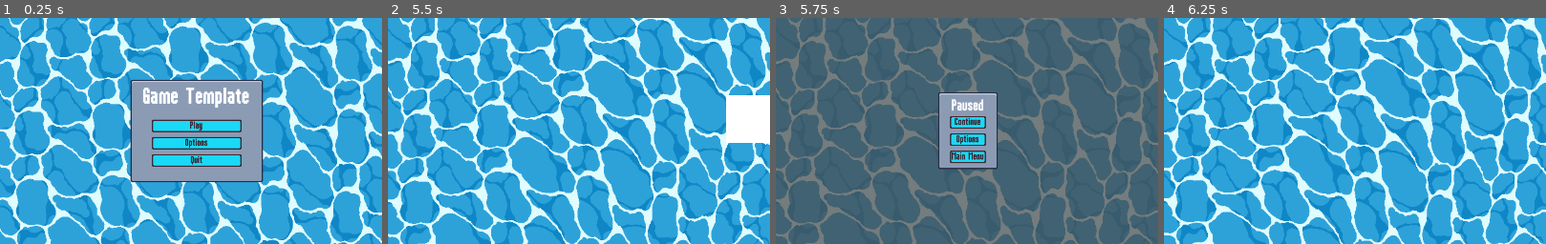
Above: before the commit, frames 1-4 (left to right).
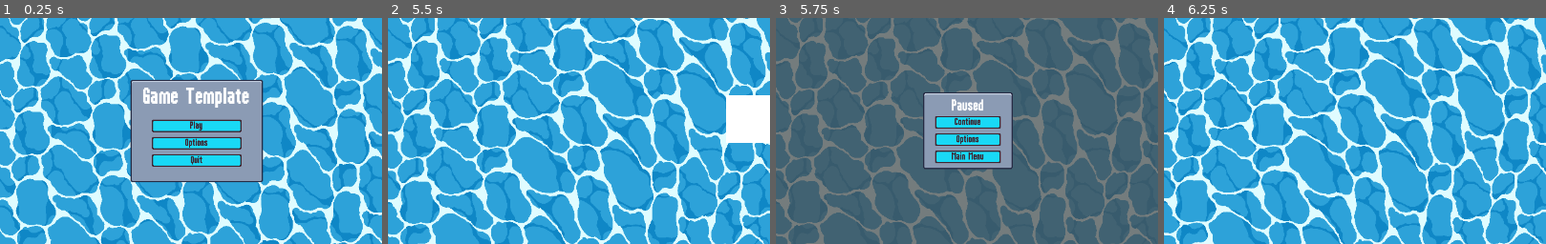
Above: after the commit, the same moments.

Repository: Dutchgoose/Godot-Project-Template
Game: Godot game, scene res://scenes/ui/main_menu.tscn
Same seed, same stepped clock (60 frames per second), same inputs: the game is played once before the commit and once after it.
Inputs (mouse positions are % of the whole screen's width and height, from its top left):
- Up to frame 1 (0.25 s): no input
- Up to frame 2 (5.5 s): click "Play" at 0.5 s; move the mouse to (72, 45) at 1.27 s; click "Continue" at 2 s; move the mouse to (30, 55) at 2.77 s; move the mouse to (60, 28) at 3.52 s; move the mouse to (45, 70) at 4.27 s; move the mouse to (80, 65) at 5.02 s
- Up to frame 3 (5.75 s): tap Escape (escape) at 5.65 s
- Up to frame 4 (6.25 s): click "Continue" at 5.75 s
The pictures show only the part of the screen within x 25-75%, y 25-75%; the shares and areas given below are measured in that part.

Frames 1-2 are identical in both runs. In frame 3, 3.9% of the frame differs, in the area x 38-62%, y 32-68%; in frame 4, nothing differs.

Commit message:
replacing music with sound of ocean waves

Diff:
--- a/project.godot
+++ b/project.godot
@@ -23,6 +23,7 @@
 
 window/size/viewport_width=1280
 window/size/viewport_height=760
+window/stretch/mode="viewport"
 
 [gui]
 
--- a/scenes/autoload/music_player.tscn
+++ b/scenes/autoload/music_player.tscn
@@ -1,11 +1,11 @@
 [gd_scene load_steps=3 format=3 uid="uid://75cxk0b01fjj"]
 
-[ext_resource type="AudioStream" uid="uid://m1nnvb0msmdu" path="res://assets/audio/Hear+What+They+Say.mp3" id="1_ghs3s"]
+[ext_resource type="AudioStream" uid="uid://dn76fcaxwv1ir" path="res://assets/audio/beach-waves.mp3" id="1_nvqnw"]
 [ext_resource type="Script" path="res://scenes/autoload/music_player.gd" id="2_5m715"]
 
 [node name="MusicPlayer" type="AudioStreamPlayer"]
 process_mode = 3
-stream = ExtResource("1_ghs3s")
+stream = ExtResource("1_nvqnw")
 volume_db = -12.0
 autoplay = true
 bus = &"Music"
--- a/scenes/ui/pause_menu.tscn
+++ b/scenes/ui/pause_menu.tscn
@@ -22,13 +22,13 @@
 texture = ExtResource("2_28rqb")
 
 [node name="PanelContainer" type="PanelContainer" parent="PauseMenuBody"]
+custom_minimum_size = Vector2(150, 0)
 layout_mode = 2
 size_flags_horizontal = 4
 size_flags_vertical = 4
 
 [node name="VBoxContainer" type="VBoxContainer" parent="PauseMenuBody/PanelContainer"]
 layout_mode = 2
-size_flags_horizontal = 4
 size_flags_vertical = 4
 
 [node name="Label" type="Label" parent="PauseMenuBody/PanelContainer/VBoxContainer"]
Not shown, changed: README.md
Not shown, changed: assets/audio/Hear+What+They+Say.mp3
Not shown, added: assets/audio/beach-waves.mp3
